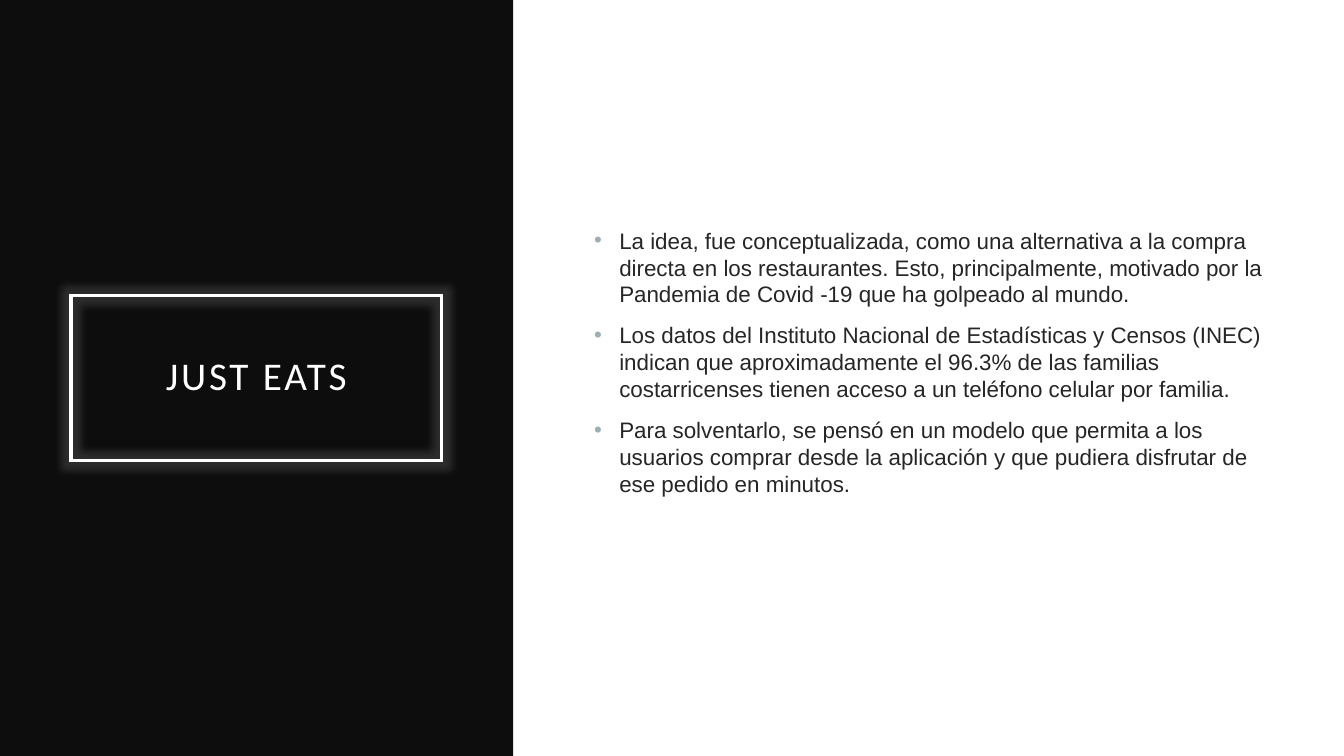
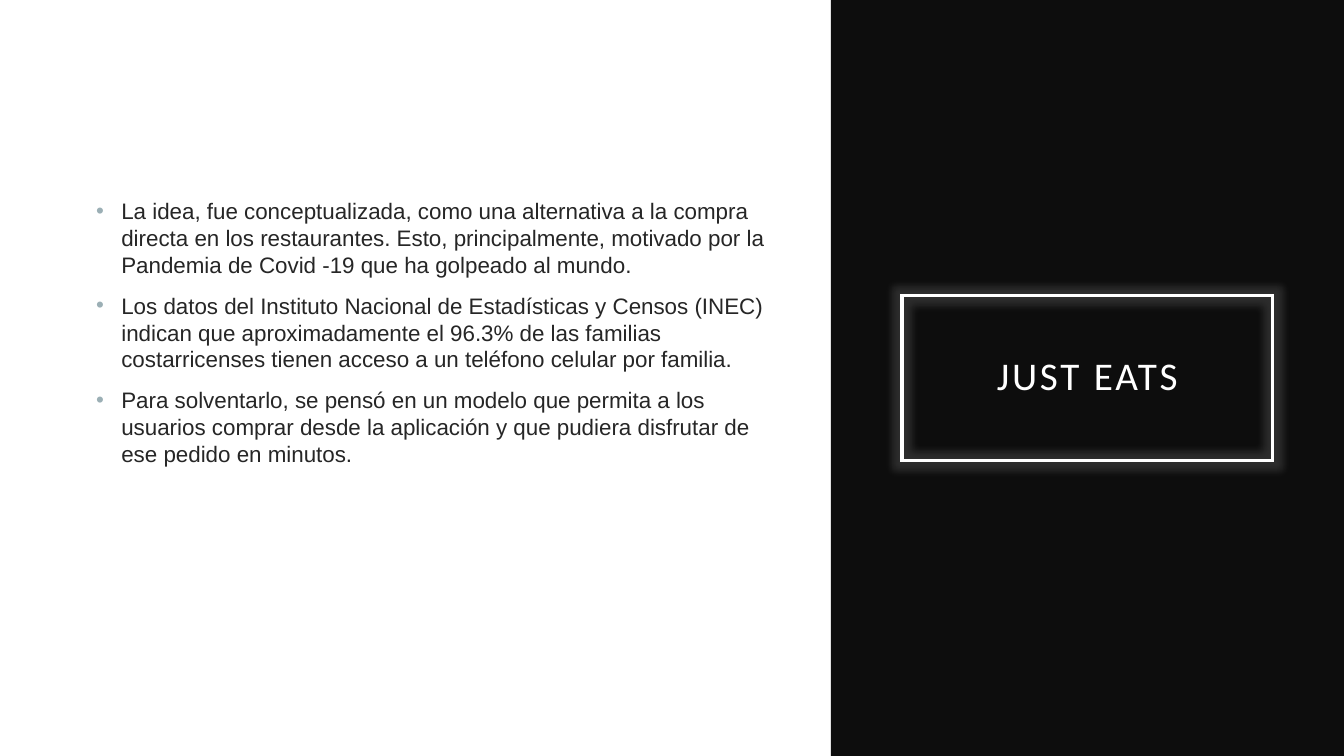
Before and after one commit to Brandruiz7/JustEatsCR, a slide deck: slide 2 of Material Complementario/Just Eats CR.pptx (slide 3 before the commit). Drawn at 1344x756 pixels with LibreOffice and Linux fonts; fonts in the diff are those of the drawing. Boxes give left, top, right and bottom in pixels: in the first picture for what was removed or moved away, otherwise in the second. Text is boxed around its words. In the diff, an @@ line names an element or a change of style, - is before the commit and + after.

```diff
--- a/Material Complementario/Just Eats CR.pptx
+++ b/Material Complementario/Just Eats CR.pptx
@@ rectangle: place and size @@
-rectangle at (0,0,513,756)
+rectangle at (831,0,1344,756)
@@ text "La idea, fue conceptualizada, como ...": place and size @@
-text "La idea, fue conceptualizada, como ..." at (619,232,1262,497)
+text "La idea, fue conceptualizada, como ..." at (121,202,764,467)
@@ title "JUST EATS": place and size @@
-title "JUST EATS" at (71,295,442,461)
+title "JUST EATS" at (902,295,1273,461)
```
Also in this commit, not shown: 3 other slides changed, 1 slide removed, 3 other files.
